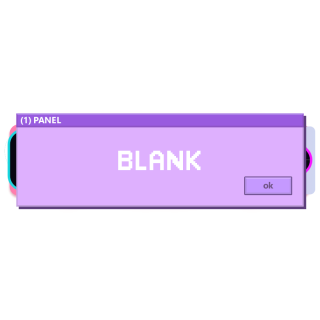
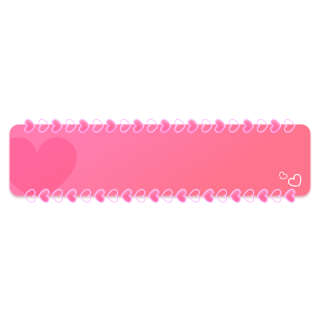
Layers edited between the first and the second 320x320 image:
hid "cute_retro_windows_Blank" over bbox(16, 113, 307, 210)
hid "Cute Vibrance_Blank" (2nd of 2) over bbox(7, 128, 313, 192)
hid "Be Mine_Blank" over bbox(23, 116, 303, 202)
hid "Clean Valentine_Blank" over bbox(23, 117, 297, 205)
hid "Valentines_Blank" over bbox(23, 117, 297, 205)
hid "Cupid_Blank" over bbox(23, 118, 297, 204)
hid "Cute_Blank" over bbox(23, 124, 297, 196)
hid "Cute Pink_Blank" over bbox(23, 116, 297, 210)
hid "Hearts_Blank" over bbox(4, 126, 316, 210)
hid "Neon Valentine_Blank" over bbox(10, 112, 310, 210)
hid "Valentines Day_Blank" over bbox(23, 121, 297, 203)
